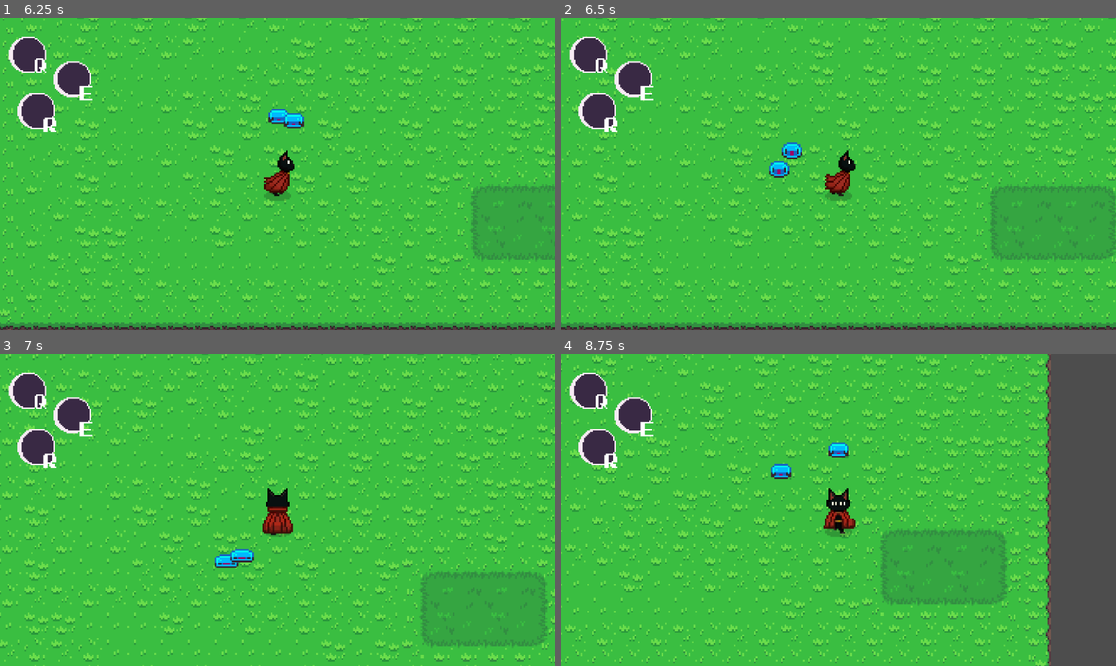
Above: before the commit, frames 1-4 (two rows, left to right).
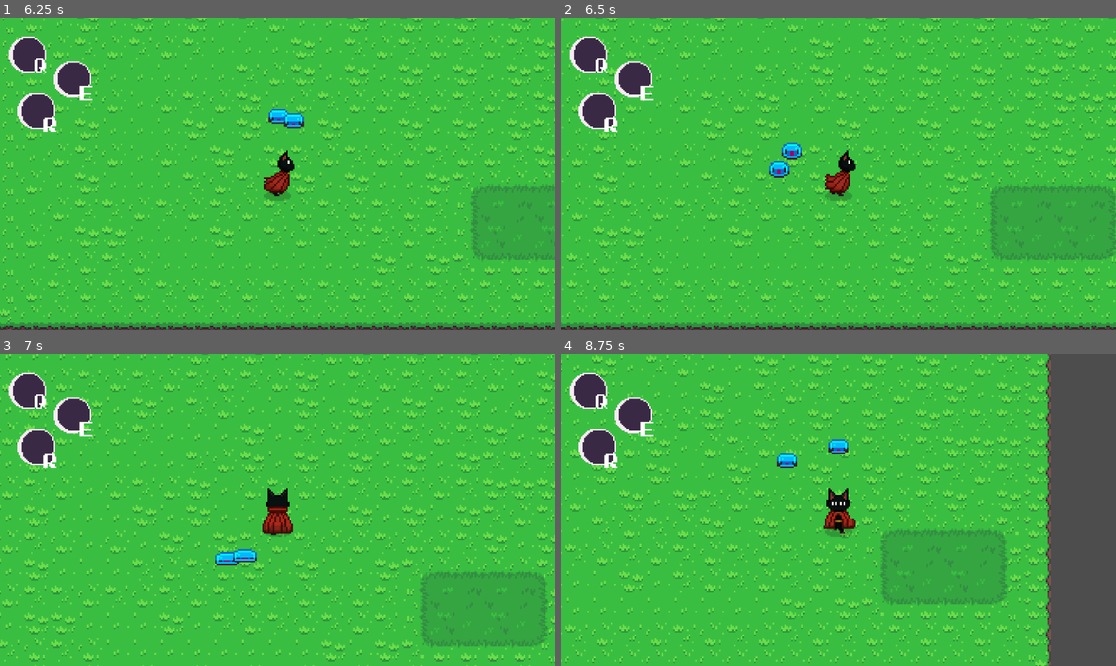
Above: after the commit, the same moments.

Repository: D4v11d/Necrocat
Game: Godot game, scene res://Scenes/main.tscn
The game is run twice, just before and just after one commit, with the same random seed, the same clock (stepped at 60 frames per second) and the same inputs.
Inputs:
- Up to frame 1 (6.25 s): hold D (move_right) 0.53-1.28 s; tap Space (attack) at 0.6, 1.55, 2.1, 3.05, 3.8, 4.35, 5.3, 5.85 s; hold S (move_down) 1.28-2.03 s; tap E (arise) at 1.35, 5.1 s; hold D (move_right) 2.03-2.78 s; hold W (move_up) 2.78-3.53 s; tap Q at 2.85 s; hold Backspace 3.53-4.28 s; hold A (move_left) 3.53-5.03 s; hold S (move_down) 5.03-5.78 s; hold D (move_right) from 5.78 s (still down)
- Up to frame 2 (6.5 s): keep holding D (move_right)
- Up to frame 3 (7 s): release D (move_right) at 6.53 s; hold W (move_up) from 6.53 s (still down); hold Q from 6.53 s (still down); tap Space (attack) at 6.8 s
- Up to frame 4 (8.75 s): release W (move_up) at 7.28 s; release Q at 7.28 s; hold D (move_right) 7.28-8.03 s; tap Backspace at 7.35 s; tap Space (attack) at 7.55, 8.1 s; hold S (move_down) from 8.03 s (still down)

Frame 1 is identical in both runs. In frame 2, less than 0.1% of the frame differs, in the area x 39-44%, y 39-46%; in frame 3, 0.3%; in frame 4, 0.5%, in the area x 37-52%, y 27-41%.

Commit message:
fix bottom jump and temp invulnerability

Diff:
--- a/Scenes/player.tscn
+++ b/Scenes/player.tscn
@@ -622,8 +622,8 @@
 
 [sub_resource type="AnimationLibrary" id="AnimationLibrary_h4iuc"]
 _data = {
-"RESET": SubResource("Animation_7dp3o"),
-"damage_cooldown": SubResource("Animation_ukyrk")
+&"RESET": SubResource("Animation_7dp3o"),
+&"damage_cooldown": SubResource("Animation_ukyrk")
 }
 
 [node name="Player" type="CharacterBody2D"]
@@ -707,7 +707,7 @@
 
 [node name="DamageAnimationPlayer" type="AnimationPlayer" parent="."]
 libraries = {
-"": SubResource("AnimationLibrary_h4iuc")
+&"": SubResource("AnimationLibrary_h4iuc")
 }
 
 [connection signal="body_entered" from="VerticalAttackHitbox" to="." method="_on_vertical_attack_hitbox_body_entered"]
--- a/Scenes/scripts/player_hurt_box.gd
+++ b/Scenes/scripts/player_hurt_box.gd
@@ -10,9 +10,13 @@
 var enemies_in_hurtbox := []
 var can_take_damage := true
 
+func _ready() -> void:
+	set_collision_mask_value(2, false)
+
 func add_attacker(body: Node2D):
 	if can_take_damage:
 		take_damage(body)
+		can_take_damage = false
 	enemies_in_hurtbox.append(body)
 	if enemies_in_hurtbox.size() == 1:
 		$DamageCooldown.start(damage_cooldown)
--- a/Scenes/slime_enemy.tscn
+++ b/Scenes/slime_enemy.tscn
@@ -152,8 +152,8 @@
 
 [sub_resource type="AnimationLibrary" id="AnimationLibrary_ltp7a"]
 _data = {
-"RESET": SubResource("Animation_ltp7a"),
-"hit_flash": SubResource("Animation_ssmms")
+&"RESET": SubResource("Animation_ltp7a"),
+&"hit_flash": SubResource("Animation_ssmms")
 }
 
 [sub_resource type="CircleShape2D" id="CircleShape2D_3ao4r"]
@@ -199,7 +199,7 @@
 
 [node name="HitflashAnimationPlayer" type="AnimationPlayer" parent="."]
 libraries = {
-"": SubResource("AnimationLibrary_ltp7a")
+&"": SubResource("AnimationLibrary_ltp7a")
 }
 
 [node name="DamageNumbersOrigin" type="Node2D" parent="."]
--- a/project.godot
+++ b/project.godot
@@ -12,7 +12,7 @@
 
 config/name="NecroCat"
 run/main_scene="res://Scenes/main.tscn"
-config/features=PackedStringArray("4.3", "Forward Plus")
+config/features=PackedStringArray("4.4", "Forward Plus")
 config/icon="res://icon.svg"
 
 [autoload]
@@ -55,3 +55,8 @@
 "events": [Object(InputEventKey,"resource_local_to_scene":false,"resource_name":"","device":-1,"window_id":0,"alt_press …(192 unchanged characters)…
 ]
 }
+
+[layer_names]
+
+2d_physics/layer_1="main"
+2d_physics/layer_2="jumping_mob"
--- a/scripts/slime_enemy.gd
+++ b/scripts/slime_enemy.gd
@@ -34,7 +34,8 @@
 var jump_distance: float
 
 func _ready() -> void:
-	pass
+	set_collision_layer_value(1, true)
+	set_collision_layer_value(2, true)
 
 func _physics_process(delta: float) -> void:
 	if is_knocked_back:
@@ -63,6 +64,7 @@
 	jump_direction = (jump_target_position - jump_start_position).normalized()
 	jump_distance = jump_start_position.distance_to(jump_target_position)
 	original_y = position.y
+	set_collision_layer_value(1, false)
 
 func handle_jump(delta: float) -> void:
 	jump_progress += delta
@@ -82,6 +84,7 @@
 	if jump_progress >= JUMP_DURATION:
 		jump_progress = JUMP_COOLDOWN
 		position.y = jump_target_position.y
+		set_collision_layer_value(1, true)
 
 
 
Not shown, changed: Art/Font/m5x7.ttf.import
Not shown: 4 places in Scenes/main.tscn that only renumber resources
Not shown: 2 places in Scenes/player.tscn that only renumber resources
Not shown: 1 places in Scenes/slime_enemy.tscn that only renumber resources
